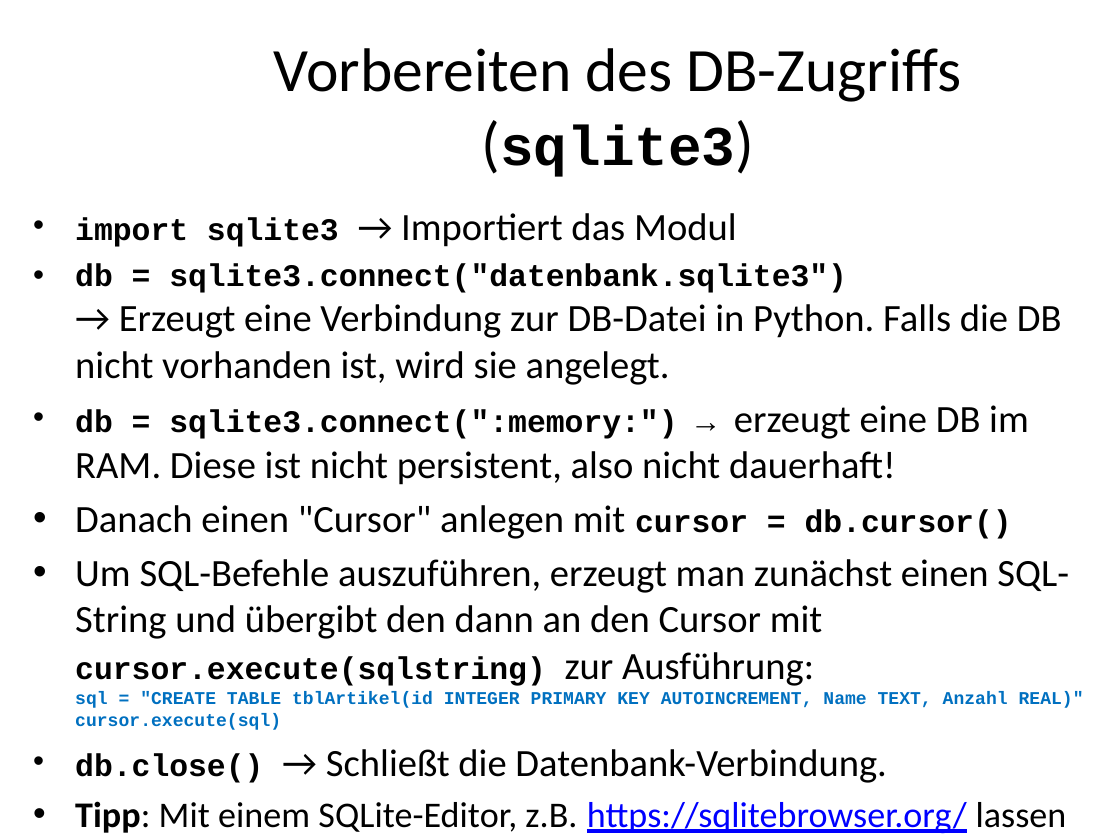
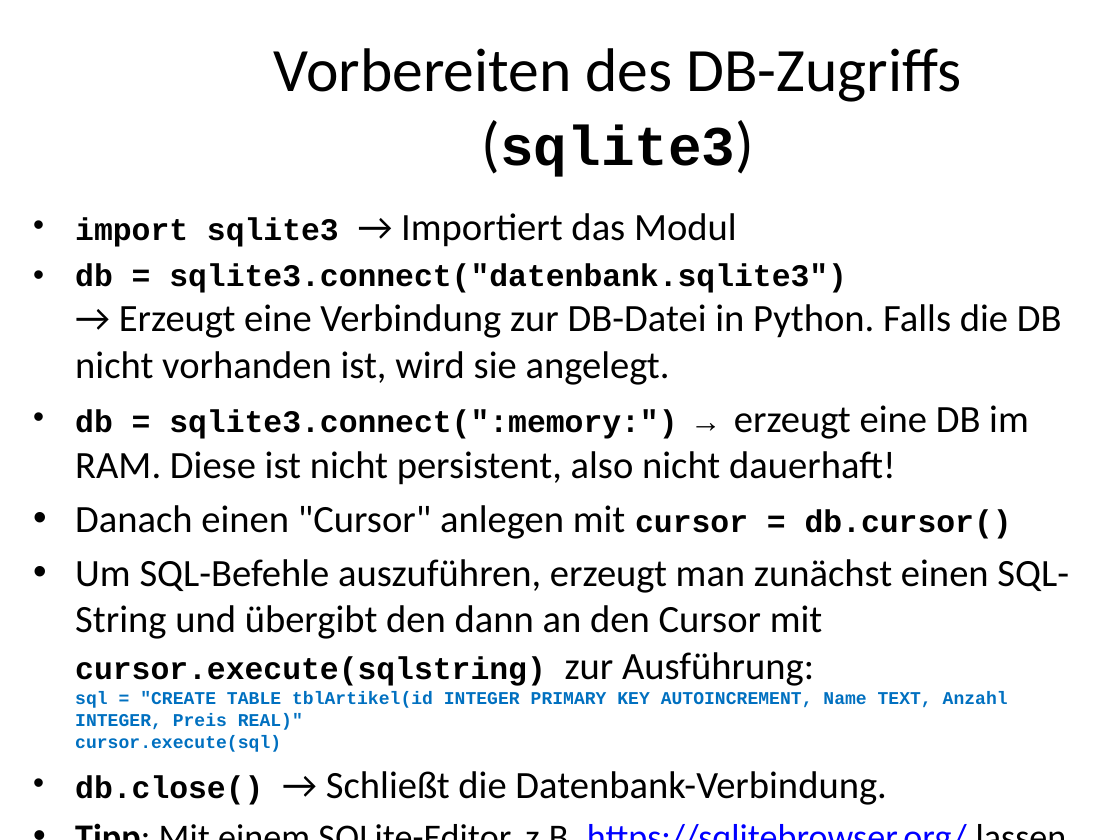
Before and after one commit to MickyRoth/Presentations, a slide deck: slide 94 of Python3 Fachinformatiker.pptx. Drawn at 1120x840 pixels with LibreOffice and Linux fonts; fonts in the diff are those of the drawing; background and template pictures are left out. Boxes give left, top, right and bottom in pixels: in the first picture for what was removed or moved away, otherwise in the second. Text is boxed around its words. In the diff, an @@ line names an element or a change of style, - is before the commit and + after.

```diff
--- a/Python3 Fachinformatiker.pptx
+++ b/Python3 Fachinformatiker.pptx
@@ text at bbox=[75, 559, 1069, 752]: text changed; size 24.8 to 11.6 pt @@
-• Um SQL-Befehle auszuführen, erzeugt man zunächst einen SQL-String und übergibt den dann an den Cursor mit cursor.execute(sqlstring) zur Ausführung:
-  sql = "CREATE TABLE tblArtikel(id INTEGER PRIMARY KEY AUTOINCREMENT, Name TEXT, Anzahl REAL)"
-  cursor.execute(sql)
+• Um SQL-Befehle auszuführen, erzeugt man zunächst einen SQL-String und übergibt den dann an den Cursor mit cursor.execute(sqlstring) zur Ausführung:
+  sql = "CREATE TABLE tblArtikel(id INTEGER PRIMARY KEY AUTOINCREMENT, Name TEXT, Anzahl INTEGER, Preis REAL)"
+  cursor.execute(sql)
```
Also in this commit, not shown: 1 other slide changed, 1 slide added.
